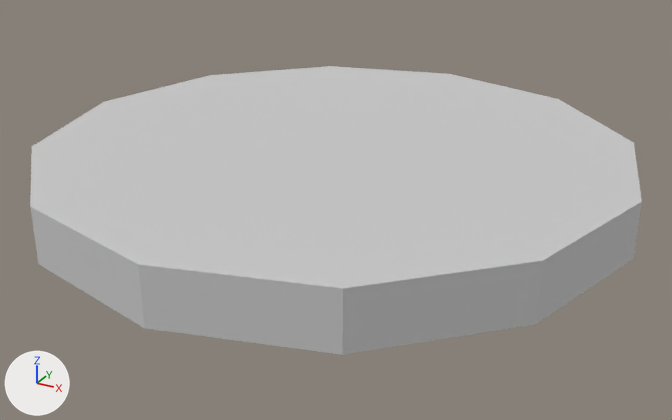
One commit to the FBX model Assets/_CornSort/model/OpenHoleCap.FBX: the scene before it, then after it.
Before and after are seen from a 50 mm lens placed at (0.282, -0.511, 0.245), pointed at (0.006, -0.009, -0.006). Lighting does not change. The marker at lower left points along +X, +Y and +Z. Where no turn or scale is listed for an object, it has been applied to the vertices.

Script lines for the objects in view, before the commit:
```python
ob_cylinder001 = bpy.data.objects.new('Cylinder001', me_mesh)
ob_cylinder001.location = (0.0, 0.0, 0.0)
ob_cylinder002 = bpy.data.objects.new('Cylinder002', me_mesh_001)
ob_cylinder002.location = (0.0, 0.0, 0.0)
ob_cylinder003 = bpy.data.objects.new('Cylinder003', me_mesh_002)
ob_cylinder003.location = (0.0, 0.0, 0.0)
ob_cylinder007 = bpy.data.objects.new('Cylinder007', me_mesh_006)
ob_cylinder007.location = (0.0, 0.0, 0.0)
ob_cylinder008 = bpy.data.objects.new('Cylinder008', me_mesh_007)
ob_cylinder008.location = (0.0, 0.0, 0.0)
ob_cylinder009 = bpy.data.objects.new('Cylinder009', me_mesh_008)
ob_cylinder009.location = (0.0, 0.0, 0.0)
ob_cylinder010 = bpy.data.objects.new('Cylinder010', me_mesh_009)
ob_cylinder010.location = (0.0, 0.0, 0.0)
ob_cylinder011 = bpy.data.objects.new('Cylinder011', me_mesh_010)
ob_cylinder011.location = (0.0, 0.0, 0.0)
ob_cylinder012 = bpy.data.objects.new('Cylinder012', me_mesh_011)
ob_cylinder012.location = (0.0, 0.0, 0.0)
# also in view: 'Cylinder005' at (-0.086, 0.086, 0.018); 'Cylinder004' at (-0.05, 0.1, 0.018); 'Cylinder006' at (-0.1, 0.05, 0.018)
```
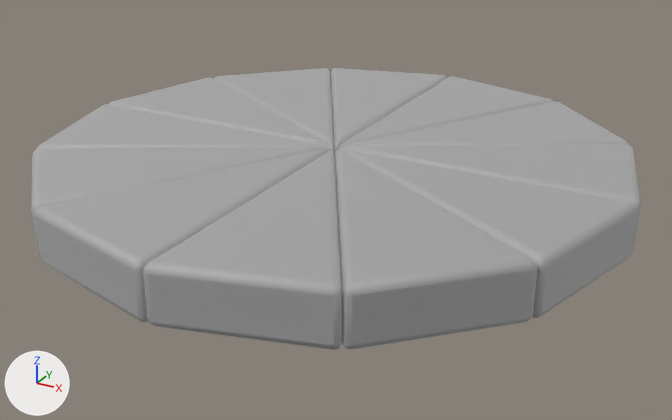
Patch to the scene script:
```diff
--- a/Assets/_CornSort/model/OpenHoleCap.FBX.py
+++ b/Assets/_CornSort/model/OpenHoleCap.FBX.py
@@ mat_open @@
 mat_open.roughness = 0.859
+mat_open.metallic = 1.0
@@ me_mesh_010 @@
 # used by ob_cylinder011; location = (0.0, 0.0, 0.0)
-me_mesh_010.from_pydata(...)  # 6 vertices, 5 faces; spans x 0.0..0.173, y -0.173..0.0, z 0.0..0.036
+me_mesh_010.from_pydata(...)  # 72 vertices, 74 faces; spans x 0.002..0.171, y -0.171..-0.002, z 0.0..0.036
+# me_mesh_010 part 3: 6 vertices removed from x 0.0..0.173, y -0.173..0.0, z 0.0..0.036; 72 vertices added at x 0.002..0.171, y -0.171..-0.002, z 0.0..0.036
+# me_mesh_010 part 4: the surface is now shaded smooth
 me_mesh_010.materials.append(mat_open)
@@ me_mesh_009 @@
 # used by ob_cylinder010; location = (0.0, 0.0, 0.0)
-me_mesh_009.from_pydata(...)  # 6 vertices, 5 faces; spans x 0.0..0.1, y -0.199..0.0, z 0.0..0.036
+me_mesh_009.from_pydata(...)  # 72 vertices, 74 faces; spans x 0.0..0.098, y -0.198..-0.003, z 0.0..0.036
+# me_mesh_009 part 1: 6 vertices removed from x 0.0..0.1, y -0.199..0.0, z 0.0..0.036; 72 vertices added at x 0.0..0.098, y -0.198..-0.003, z 0.0..0.036
+# me_mesh_009 part 2: the surface is now shaded smooth
 me_mesh_009.materials.append(mat_open)
```

Pixel boxes [x1, y1, x2, y2] of what changed, in the pictures (672 x 420 px):
'Cylinder010', surface changed, reshaped: before [138, 145, 343, 355]; after [143, 151, 343, 350]
'Cylinder011', surface changed, reshaped: before [335, 145, 543, 355]; after [335, 151, 538, 349]
'Cylinder009', surface changed: [30, 144, 335, 328] in both
'Cylinder012', surface changed: [336, 145, 642, 324] in both
'Cylinder008', surface changed: [30, 144, 334, 258] in both
'Cylinder001', surface changed: [335, 142, 642, 252] in both
'Cylinder007', surface changed: [32, 102, 333, 150] in both
'Cylinder002', surface changed: [339, 99, 632, 150] in both
'Cylinder006', surface changed: [105, 75, 333, 151] in both
'Cylinder003', surface changed: [336, 74, 556, 151] in both
'Cylinder004', surface changed: [330, 66, 449, 153] in both
'Cylinder005', surface changed: [211, 66, 335, 151] in both
part 1 of me_mesh_009, built on: before [138, 145, 343, 355]; after [143, 151, 343, 350]
part 3 of me_mesh_010, built on: before [335, 145, 543, 355]; after [335, 151, 538, 349]
